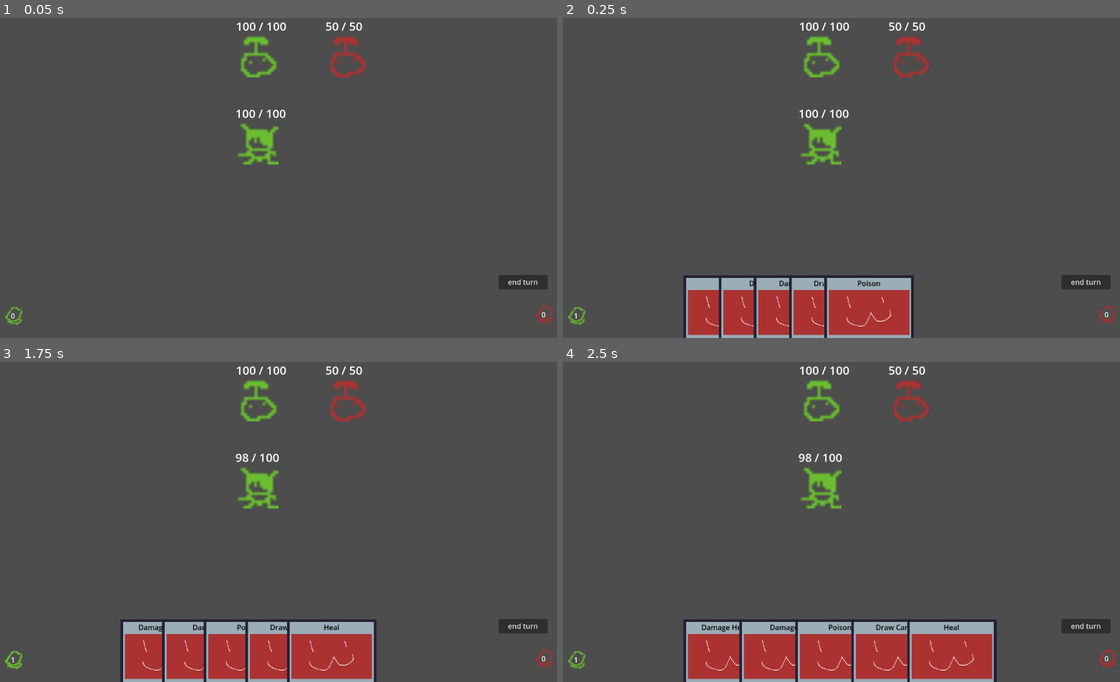
Above: before the commit, frames 1-4 (two rows, left to right).
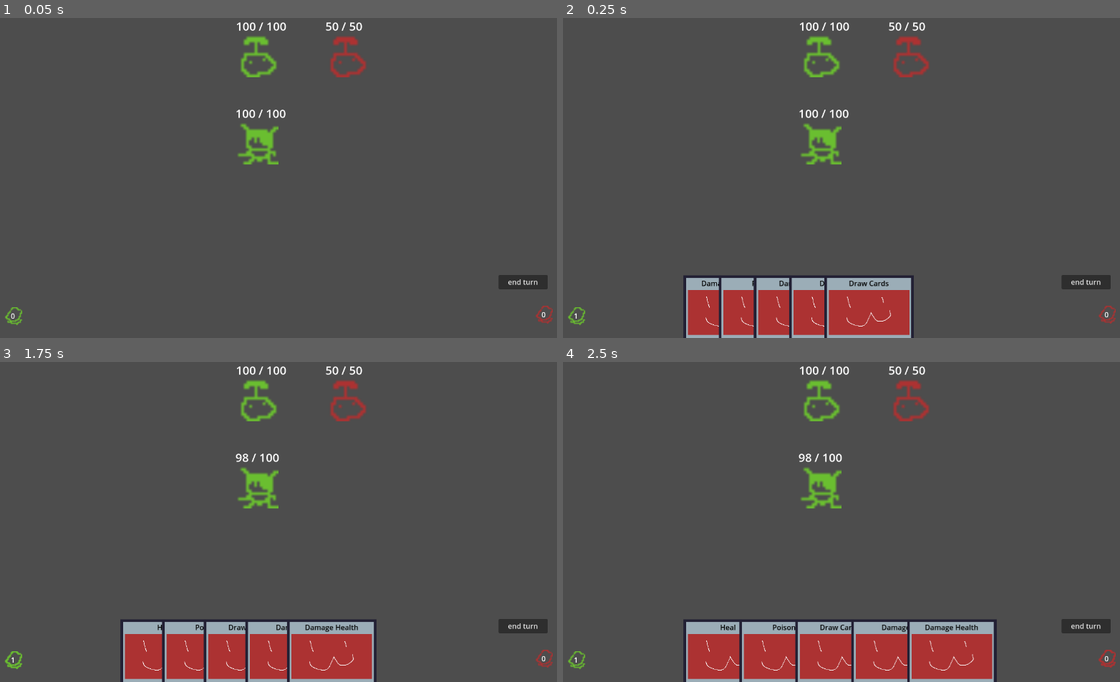
Above: after the commit, the same moments.

Repository: Saplings-Projects/1M_sub
Game: Godot game, scene res://#Scenes/TestingScene.tscn
The game is run twice, just before and just after one commit, with the same random seed, the same clock (stepped at 60 frames per second) and the same inputs.
Inputs:
- Up to frame 1 (0.05 s): no input
- Up to frame 2 (0.25 s): no input
- Up to frame 3 (1.75 s): click "end turn" at 0.5 s; click "1" at 1.25 s
- Up to frame 4 (2.5 s): click "0" at 2 s

Frame 1 is identical in both runs. In frame 2, 0.1% of the frame differs, in the area x 24-59%, y 82-84%; in frame 3, 0.2%; in frame 4, 0.4%, in the area x 24-75%, y 82-85%.

Commit message:
Commenting and static typing cleanup

Diff:
--- a/Cards/CardBase.gd
+++ b/Cards/CardBase.gd
@@ -38,10 +38,13 @@
 func _on_card_play(caster: Entity, target: Entity) -> void:
 	_deal_damage(caster, target)
 	_apply_buffs(caster, target)
-	# TODO add other functionality that lots of cards may share (eg: restore AP, draw cards)
+	# TODO add other functionality that lots of cards may share (eg: restore AP)
 
 
+# Called after the card has been discarded
 func on_post_card_played():
+	# We handle drawing and discarding in on_post_card_played because we want to wait for the
+	# queued card to discard first so it doesn't influence the amount of cards in our hand
 	_draw_cards()
 	_discard_cards()
 
@@ -91,9 +94,9 @@
 			target.get_buff_component().add_buff(buff, caster)
 
 
-func _draw_cards():
+func _draw_cards() -> void:
 	CardManager.card_container.draw_cards(amount_of_cards_to_draw)
 
 
-func _discard_cards():
+func _discard_cards() -> void:
 	CardManager.card_container.discard_random_card(amount_of_cards_to_discard)
--- a/Cards/CardContainer.gd
+++ b/Cards/CardContainer.gd
@@ -2,13 +2,11 @@
 class_name CardContainer
 ## Lays out cards in the player's hand and spawns new cards.
 ##
-## When a card is clicked, it is set as the CardManager's queued_card by this class.
-## The queued_card can then be accessed from anywhere.
+## When a card is clicked, it is set as the queued_card.
 ## When a card is queued, you can't hover any other cards in your deck. Left click any card to
 ## remove the current card from the queue.
 ## TODO Right click cancels the queued card instead?
-## TODO We need a global way to deal cards so we can deal cards from
-## card effects (eg: draw 2 cards). There is also no concept of draw pile/discard pile.
+
 
 signal on_card_counts_updated
 
@@ -30,8 +28,7 @@
 	PhaseManager.on_phase_changed.connect(_on_phase_changed)
 	CardManager.set_card_container(self)
 
-	draw_pile = default_deck.duplicate()
-	draw_pile.shuffle()
+	_init_default_draw_pile()
 
 
 func _process(_delta: float) -> void:
@@ -65,6 +62,8 @@
 
 
 func discard_all_cards() -> void:
+	# Discard cards until our hand is empty. We do it with a while-loop instead of a for-loop
+	# because we don't want cards_in_hand to change size during the iteration
 	while cards_in_hand.size() > 0:
 		_discard_last_card()
 
@@ -72,10 +71,12 @@
 func discard_random_card(amount: int) -> void:
 	var valid_cards_to_discard: Array[CardWorld] = []
 
-	for card in cards_in_hand:
+	# We don't want to discard the currently queued card
+	for card: CardWorld in cards_in_hand:
 		if card != queued_card:
 			valid_cards_to_discard.append(card)
 
+	# Discard - clamping desired amount to the size of our valid cards
 	var amount_to_discard: int = mini(valid_cards_to_discard.size(), amount)
 	for discarding_index: int in amount_to_discard:
 		var random_index: int = Helpers.get_random_array_index(valid_cards_to_discard)
@@ -96,6 +97,12 @@
 	return discard_pile.size()
 
 
+func _init_default_draw_pile() -> void:
+	draw_pile = default_deck.duplicate()
+	draw_pile.shuffle()
+
+
+# Final place where a card is created and added to the world
 func _draw_card() -> void:
 	# if draw pile is empty, shuffle discard pile into draw pile. Clear discard pile.
 	if draw_pile.size() <= 0:
@@ -115,7 +122,7 @@
 	on_card_counts_updated.emit()
 
 
-func _create_card_in_world(card_data: CardBase):
+func _create_card_in_world(card_data: CardBase) -> void:
 	var card_instance: CardWorld = card_scene.instantiate()
 	add_child(card_instance)
 	cards_in_hand.append(card_instance)
@@ -129,6 +136,7 @@
 	card_click_handler.on_unhover.connect(_on_card_unhovered.bind(card_instance))
 
 
+# Final place where a card is discarded and removed from the world
 func _discard_card_at_index(card_index: int) -> void:
 	var card: CardWorld = cards_in_hand[card_index]
 
--- a/Core/Battler.gd
+++ b/Core/Battler.gd
@@ -86,8 +86,9 @@
 
 func _try_player_play_card_on_entity(entity: Entity) -> void:
 	if CardManager.card_container.is_card_queued():
-		var queued_card = CardManager.card_container.queued_card
+		var queued_card: CardWorld = CardManager.card_container.queued_card
 		var success: bool = _on_attack(queued_card.card_data, PlayerManager.player, entity)
+
 		if success:
 			CardManager.card_container.remove_queued_card()
 			queued_card.card_data.on_post_card_played()
--- a/Managers/CardManager.gd
+++ b/Managers/CardManager.gd
@@ -7,6 +7,6 @@
 var card_container: CardContainer = null
 
 
-func set_card_container(in_card_container: CardContainer):
+func set_card_container(in_card_container: CardContainer) -> void:
 	card_container = in_card_container
 	on_card_container_initialized.emit()
--- a/Managers/RandomGenerator.gd
+++ b/Managers/RandomGenerator.gd
@@ -4,7 +4,7 @@
 var random: RandomNumberGenerator = null
 
 
-func _ready():
+func _ready() -> void:
 	random = RandomNumberGenerator.new()
 	random.seed = randi()
 
--- a/UI/CardPileUISetter.gd
+++ b/UI/CardPileUISetter.gd
@@ -12,11 +12,11 @@
 		CardManager.on_card_container_initialized.connect(_on_card_container_initialized)
 
 
-func _on_card_container_initialized():
+func _on_card_container_initialized() -> void:
 	CardManager.card_container.on_card_counts_updated.connect(_on_card_counts_updated)
 
 
-func _on_card_counts_updated():
+func _on_card_counts_updated() -> void:
 	pile_count_label.text = str(_get_count())
 
 
